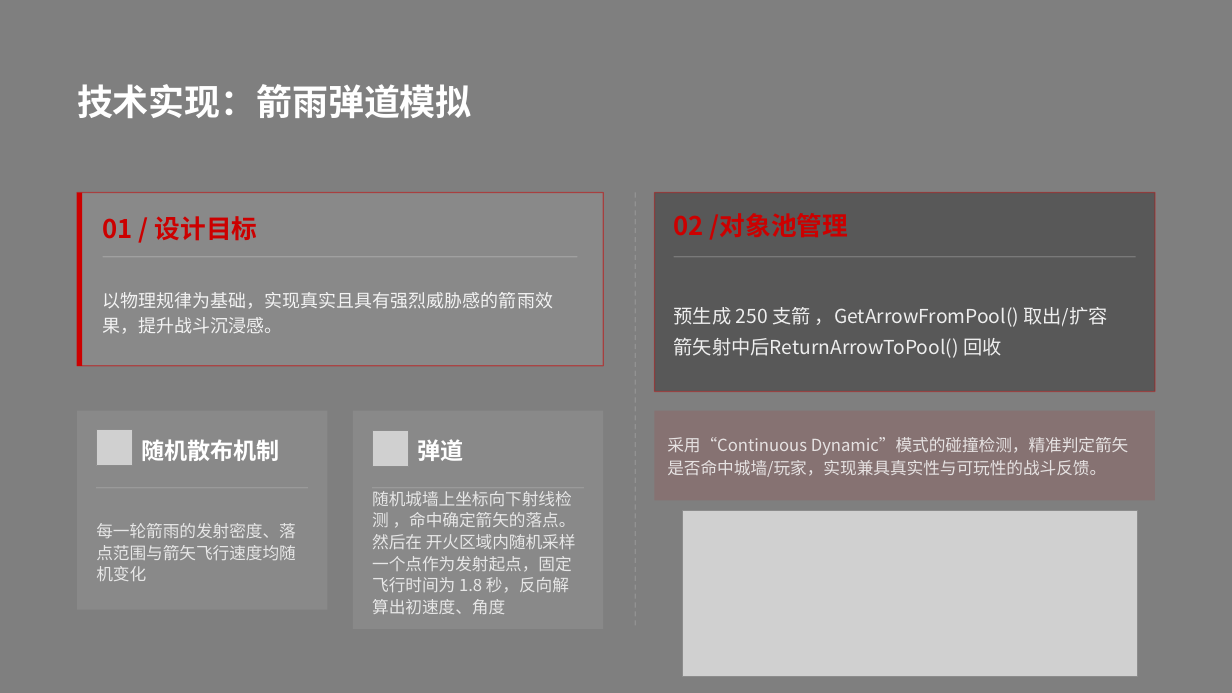
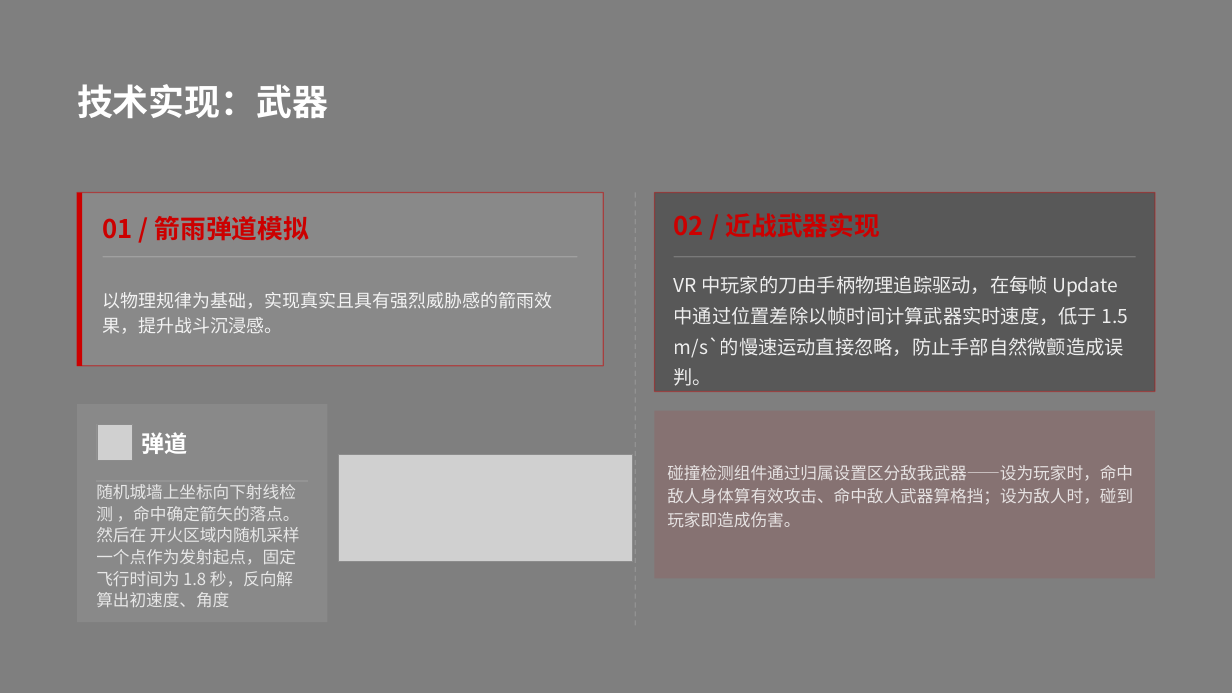
Before and after one commit to W-SEANVeen/ISF2, a slide deck: slide 15 of Docs/《孤城》VR游戏设计答辩.pptx. Drawn at 1232x693 pixels with LibreOffice and Linux fonts; fonts in the diff are those of the drawing; grey boxes stand for pictures; background and template pictures are left out. Boxes give left, top, right and bottom in pixels: in the first picture for what was removed or moved away, otherwise in the second. Text is boxed around its words. In the diff, an @@ line names an element or a change of style, - is before the commit and + after.

```diff
--- a/Docs/《孤城》VR游戏设计答辩.pptx
+++ b/Docs/《孤城》VR游戏设计答辩.pptx
@@ text at [77,84,328,118]: text changed @@
-技术实现：箭雨弹道模拟
+技术实现：武器
@@ text at [103,216,309,240]: text changed @@
-01 / 设计目标
+01 / 箭雨弹道模拟
@@ text at [674,213,880,237]: text changed @@
-02 /对象池管理
+02 / 近战武器实现
@@ text at [674,276,1129,386]: text changed @@
-预生成 250 支箭 ，GetArrowFromPool() 取出/扩容
-箭矢射中后ReturnArrowToPool() 回收
+VR 中玩家的刀由手柄物理追踪驱动，在每帧 Update 中通过位置差除以帧时间计算武器实时速度，低于 1.5 m/s`的慢速运动直接忽略，防止手部自然微颤造成误判。
@@ rounded rectangle removed at [77,410,327,609] @@
@@ rounded rectangle: place and size @@
-rounded rectangle at [654,410,1155,500]
+rounded rectangle at [654,410,1155,579]
@@ picture removed at [96,430,132,466] @@
@@ text removed at [141,439,280,461] @@
-随机散布机制
@@ picture: place and size @@
-picture at [683,510,1138,677]
+picture at [339,454,633,561]
@@ text at [667,465,1133,527]: text changed @@
-采用“Continuous Dynamic”模式的碰撞检测，精准判定箭矢是否命中城墙/玩家，实现兼具真实性与可玩性的战斗反馈。
+碰撞检测组件通过归属设置区分敌我武器——设为玩家时，命中敌人身体算有效攻击、命中敌人武器算格挡；设为敌人时，碰到玩家即造成伤害。
@@ 2 texts, 1 picture, 1 rounded rectangle, 1 line: place and size @@
-2 texts, 1 picture, 1 rounded rectangle, 1 line at [353,410,604,628]
+2 texts, 1 picture, 1 rounded rectangle, 1 line at [77,404,327,622]
@@ line removed from (96, 488) to (308, 488) @@
@@ text removed at [96,523,296,581] @@
-每一轮箭雨的发射密度、落点范围与箭矢飞行速度均随机变化
```
Also in this commit, not shown: 1 other file.
